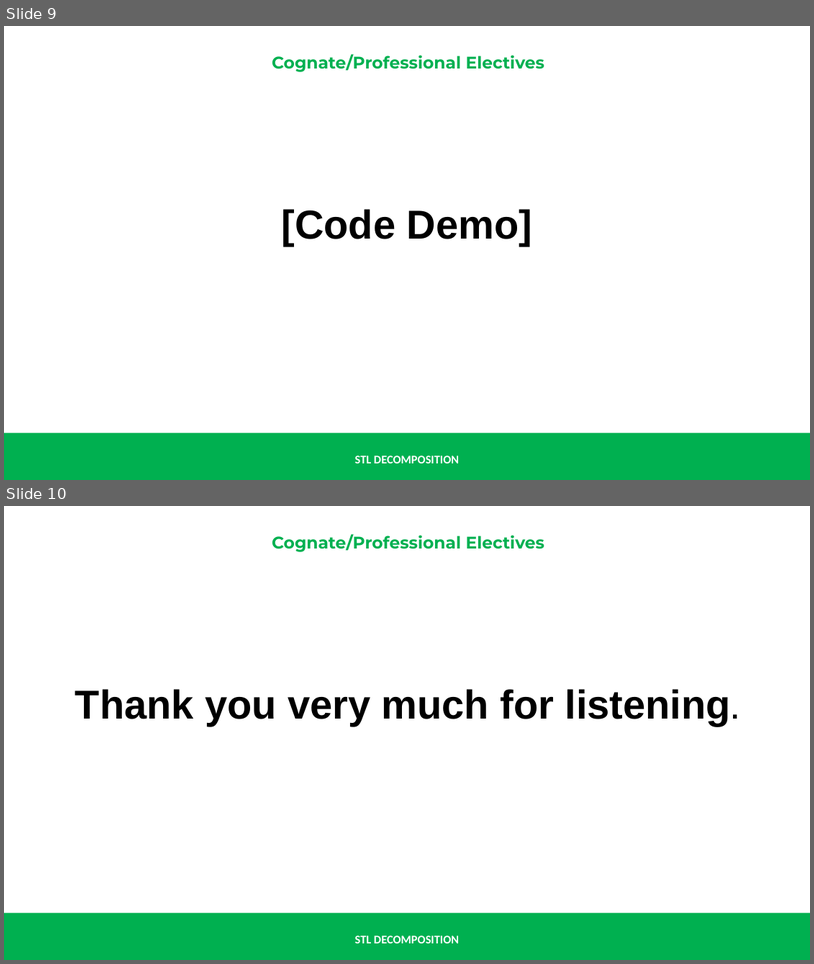
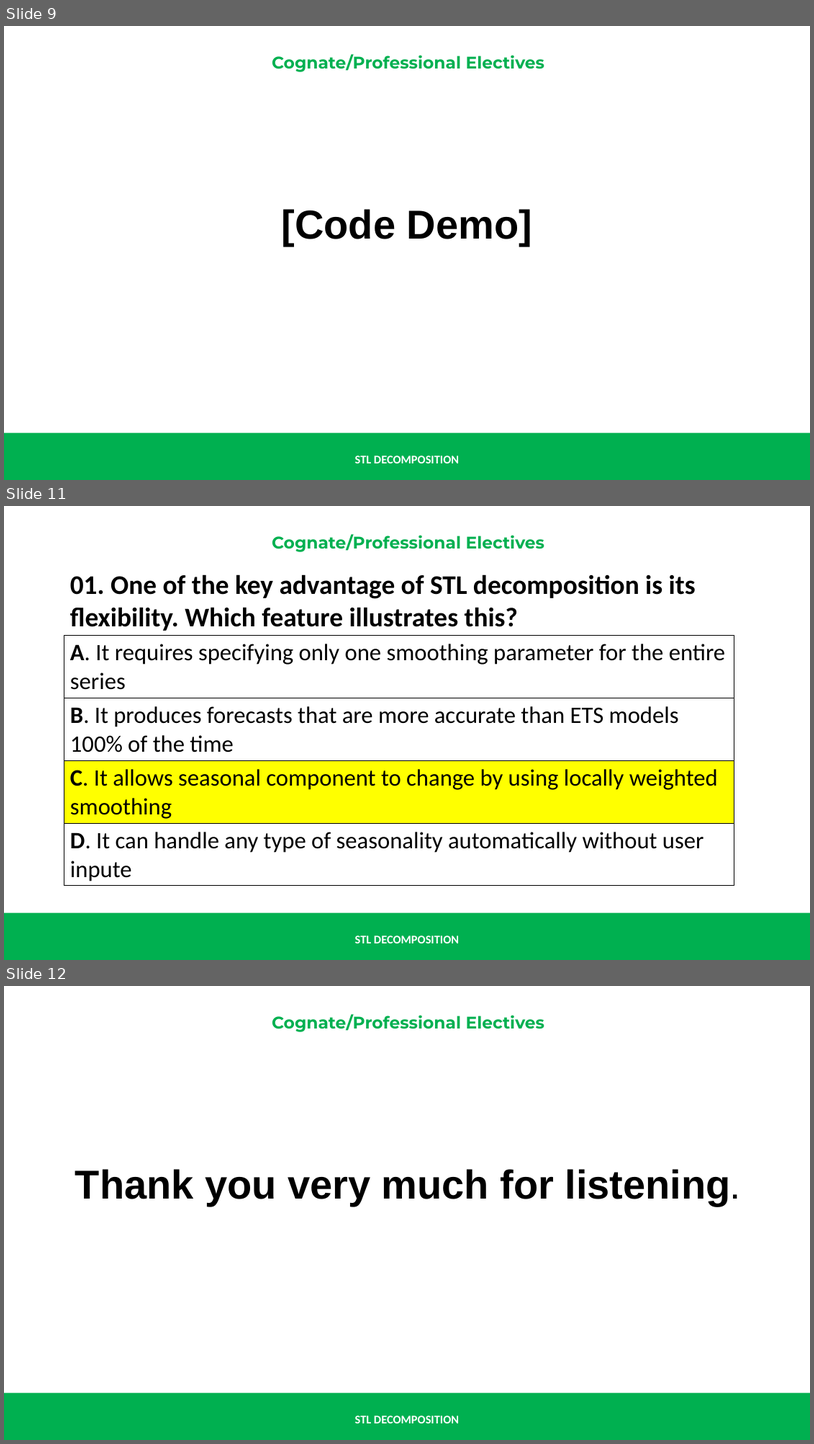
Before and after one commit to renatomaaliw3/public_files, a slide deck: CPE Electives (1 - 3)/01. Lectures Notebook/000. Presentations & Text Books/01. Presentation Slides/06.4 STL Decomposition.pptx. Shown one above the other, each under a label of ours: slides 9 and 10 before the commit, slides 9, 11 and 12 after it; the slides between them are not shown. The pictures are 814x964 and 814x1444 pixels, drawn with LibreOffice and Linux fonts; fonts in the diff are those of the drawing. Boxes give left, top, right and bottom in pixels: in the first picture for what was removed or moved away, otherwise in the second. Text is boxed around its words. In the diff, an @@ line names an element or a change of style, - is before the commit and + after.

```diff
--- a/CPE Electives (1 - 3)/01. Lectures Notebook/000. Presentations & Text Books/01. Presentation Slides/06.4 STL Decomposition.pptx
+++ b/CPE Electives (1 - 3)/01. Lectures Notebook/000. Presentations & Text Books/01. Presentation Slides/06.4 STL Decomposition.pptx
@@ slide 11 added at <box>4,506,810,960</box>, background #FFFFFF; not listed: 3 template elements that a slide beside it also shows @@
@@ text added at <box>70,574,696,631</box>, 32 pt, text #000000, bold @@
+01. One of the key advantage of STL decomposition is its flexibility. Which feature illustrates this?
@@ table added at <box>64,636,734,885</box>, 4 rows, 1 columns @@
+A. It requires specifying only one smoothing parameter for the entire series
+B. It produces forecasts that are more accurate than ETS models 100% of the time
+C. It allows seasonal component to change by using locally weighted smoothing
+D. It can handle any type of seasonality automatically without user inpute
@@ what was slide 10 is now slide 12 @@
```
Also in this commit, not shown: 1 other slide added, 16 other files.
